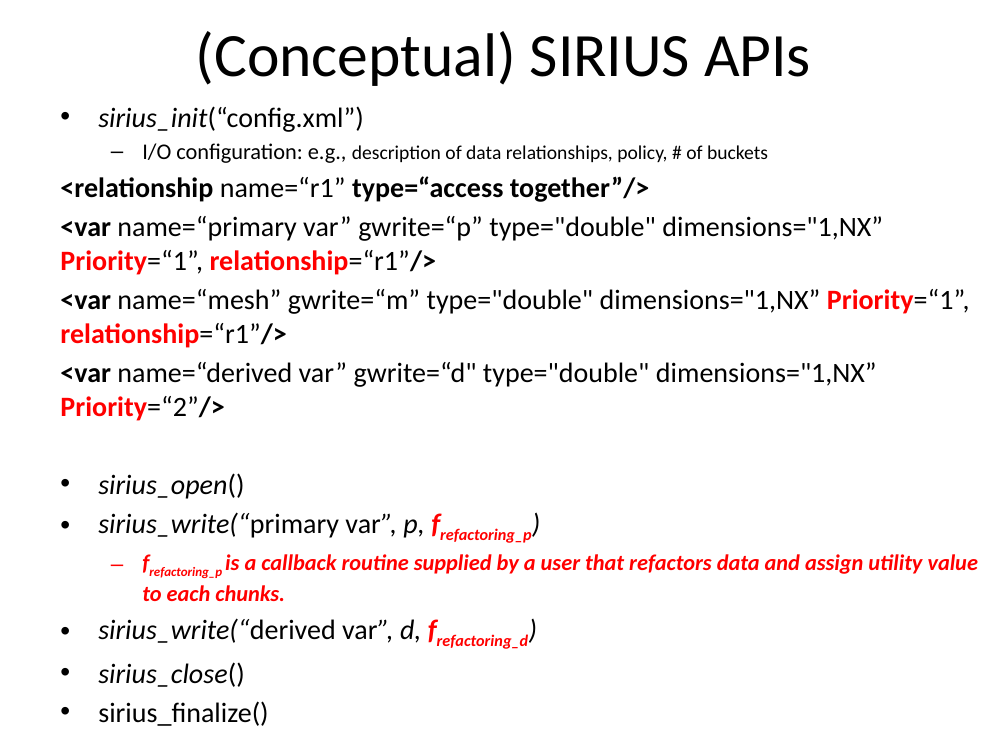
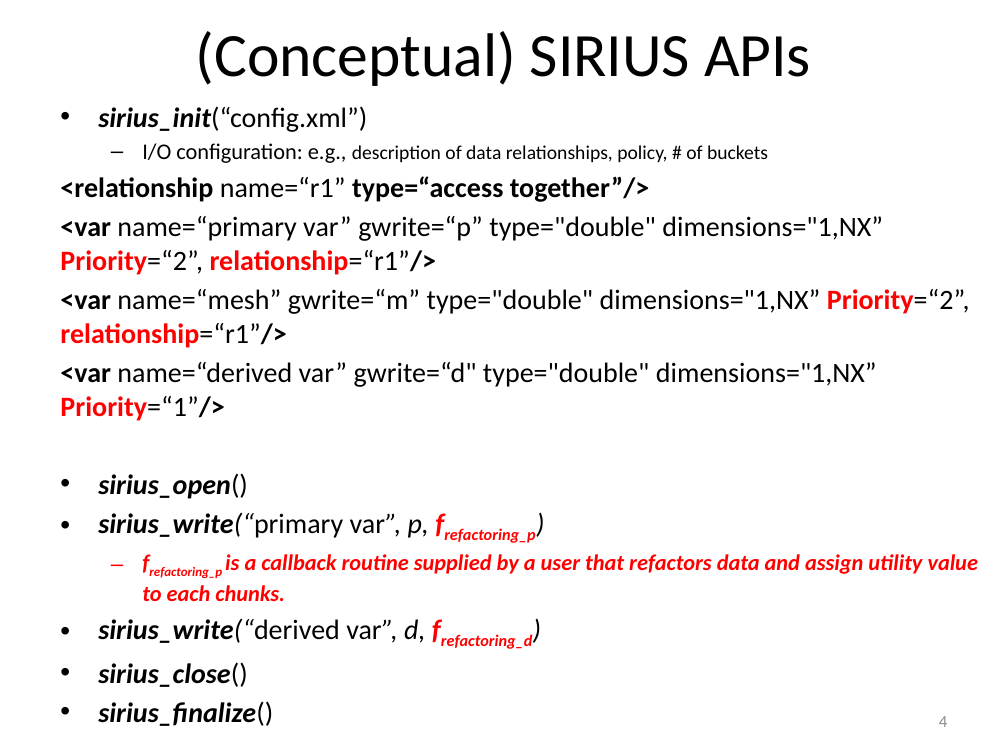
Before and after one commit to TPLink32/sirius, a slide deck: slide 4 of All-Hand-Meetings/AHM-10-14-2015/Presentations/SIRIUS_AHM-liu.pptx (slide 3 before the commit). Drawn at 1008x756 pixels with LibreOffice and Linux fonts; fonts in the diff are those of the drawing. Boxes give left, top, right and bottom in pixels: in the first picture for what was removed or moved away, otherwise in the second. Text is boxed around its words. In the diff, an @@ line names an element or a change of style, - is before the commit and + after.

```diff
--- a/All-Hand-Meetings/AHM-10-14-2015/Presentations/SIRIUS_AHM-liu.pptx
+++ b/All-Hand-Meetings/AHM-10-14-2015/Presentations/SIRIUS_AHM-liu.pptx
@@ text at (98, 106, 536, 687): bold on in "sirius_init(“config.xml”)", "sirius_open()", "sirius_write(“primary", "sirius_write(“derived" and 2 more places; italic on in "sirius_finalize()" @@
@@ text at (60, 216, 970, 421): text changed @@
-<var name=“primary var” gwrite=“p” type="double" dimensions="1,NX” Priority=“1”, relationship=“r1”/>
-<var name=“mesh” gwrite=“m” type="double" dimensions="1,NX” Priority=“1”, relationship=“r1”/>
-<var name=“derived var” gwrite=“d" type="double" dimensions="1,NX” Priority=“2”/>
+<var name=“primary var” gwrite=“p” type="double" dimensions="1,NX” Priority=“2”, relationship=“r1”/>
+<var name=“mesh” gwrite=“m” type="double" dimensions="1,NX” Priority=“2”, relationship=“r1”/>
+<var name=“derived var” gwrite=“d" type="double" dimensions="1,NX” Priority=“1”/>
@@ page number added at (939, 716, 947, 727), 12 pt, text #8C8C8C @@
+4
```
Also in this commit, not shown: 4 other slides changed, 3 slides added.
